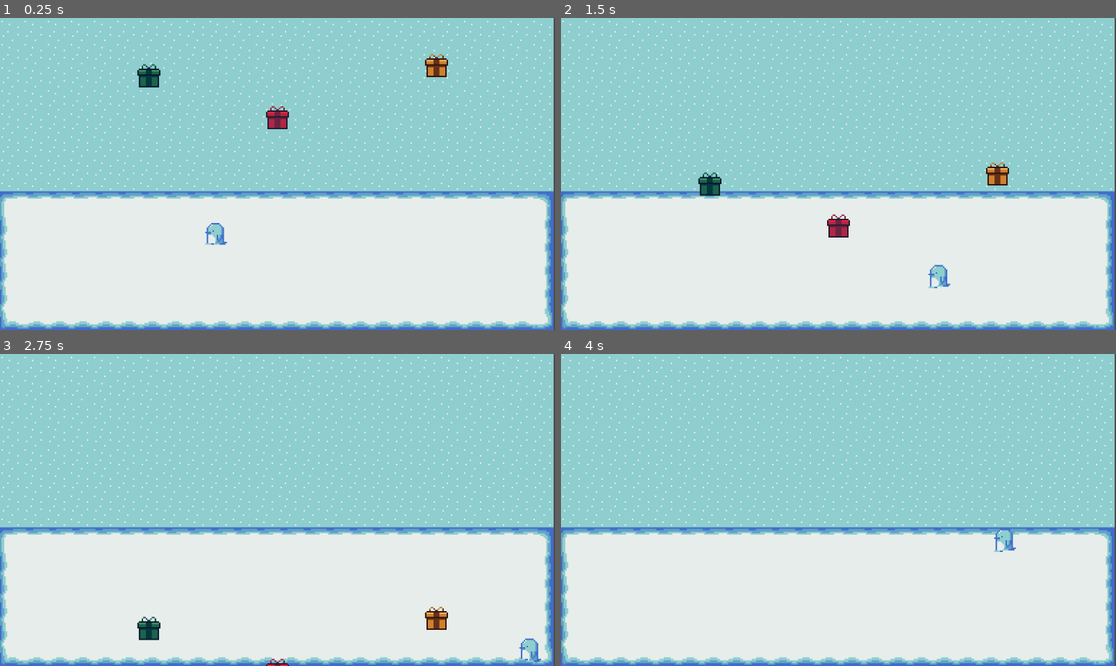
Above: before the commit, frames 1-4 (two rows, left to right).
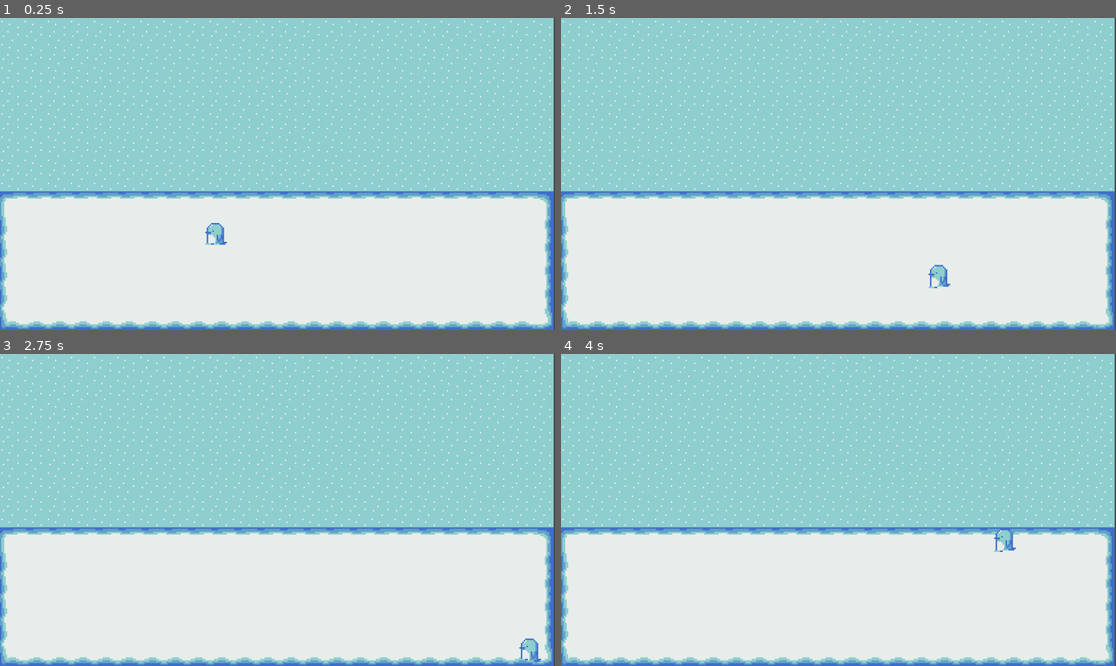
Above: after the commit, the same moments.

Repository: emilykrohn/Waddle
Game: Godot game, scene res://Scenes/main.tscn
Two runs of this game, one before a commit and one after it. Both use one fixed random seed, a clock stepped at 60 frames per second and the inputs below.
Inputs:
- Up to frame 1 (0.25 s): no input
- Up to frame 2 (1.5 s): hold D (right) 0.53-1.28 s; hold S (down) from 1.28 s (still down)
- Up to frame 3 (2.75 s): release S (down) at 2.03 s; hold D (right) from 2.03 s (still down)
- Up to frame 4 (4 s): release D (right) at 2.78 s; hold W (up) 2.78-3.53 s; hold A (left) from 3.53 s (still down)

The runs differ from the first frame. In frame 1, 0.7% of the frame differs, in the area x 24-81%, y 11-36%; in frame 2, 0.8%, in the area x 24-81%, y 46-71%; in frame 3, 0.6%; in frame 4, nothing differs.

Commit message:
Create spawn area with path2d

Diff:
--- a/Scenes/main.tscn
+++ b/Scenes/main.tscn
@@ -1,11 +1,8 @@
-[gd_scene load_steps=10 format=3 uid="uid://bkrbp0p2aas26"]
+[gd_scene load_steps=8 format=3 uid="uid://bkrbp0p2aas26"]
 
 [ext_resource type="Texture2D" uid="uid://dobi8qq8uc3d4" path="res://Art/Background/Sky.png" id="1_eugpk"]
 [ext_resource type="Texture2D" uid="uid://fwhgkqwnd0t2" path="res://Art/Background/Snow.png" id="2_ldagl"]
 [ext_resource type="PackedScene" uid="uid://xum6wyd7p7pt" path="res://Scenes/player.tscn" id="3_60fi8"]
-[ext_resource type="PackedScene" uid="uid://bjlvxxxqbb7c4" path="res://Scenes/red_present.tscn" id="4_7uexl"]
-[ext_resource type="PackedScene" uid="uid://cs58ksdt5vaf5" path="res://Scenes/green_present.tscn" id="5_gh672"]
-[ext_resource type="PackedScene" uid="uid://dgbk8yfcbbwc0" path="res://Scenes/yellow_present.tscn" id="6_34fyg"]
 
 [sub_resource type="TileSetAtlasSource" id="TileSetAtlasSource_i55v1"]
 texture = ExtResource("1_eugpk")
@@ -56,6 +53,12 @@
 sources/0 = SubResource("TileSetAtlasSource_i55v1")
 sources/2 = SubResource("TileSetAtlasSource_aoqt3")
 
+[sub_resource type="Curve2D" id="Curve2D_akuln"]
+_data = {
+"points": PackedVector2Array(0, 0, 0, 0, 0, -10, 0, 0, 0, 0, 383, -12)
+}
+point_count = 2
+
 [node name="main" type="Node2D"]
 
 [node name="TileMap" type="TileMap" parent="."]
@@ -70,11 +73,5 @@
 [node name="Player" parent="." instance=ExtResource("3_60fi8")]
 position = Vector2(150, 173)
 
-[node name="RedPresent" parent="." instance=ExtResource("4_7uexl")]
-position = Vector2(193, 78)
-
-[node name="GreenPresent" parent="." instance=ExtResource("5_gh672")]
-position = Vector2(104, 49)
-
-[node name="GreenPresent2" parent="." instance=ExtResource("6_34fyg")]
-position = Vector2(303, 42)
+[node name="PresentSpawnArea" type="Path2D" parent="."]
+curve = SubResource("Curve2D_akuln")
